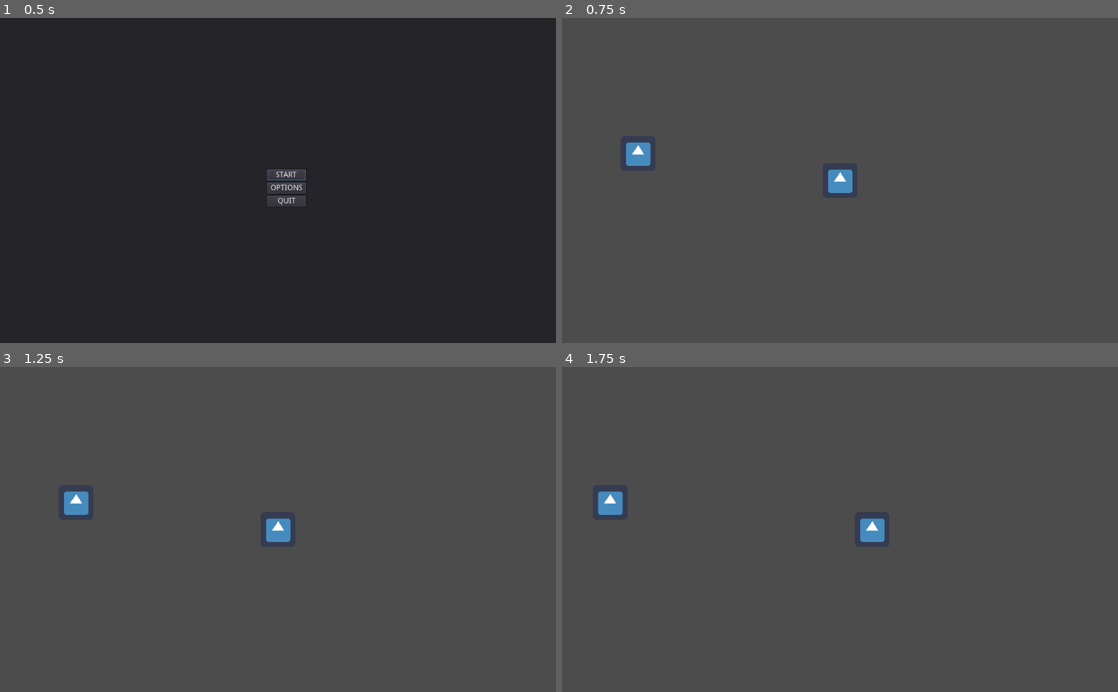
Above: before the commit, frames 1-4 (two rows, left to right).
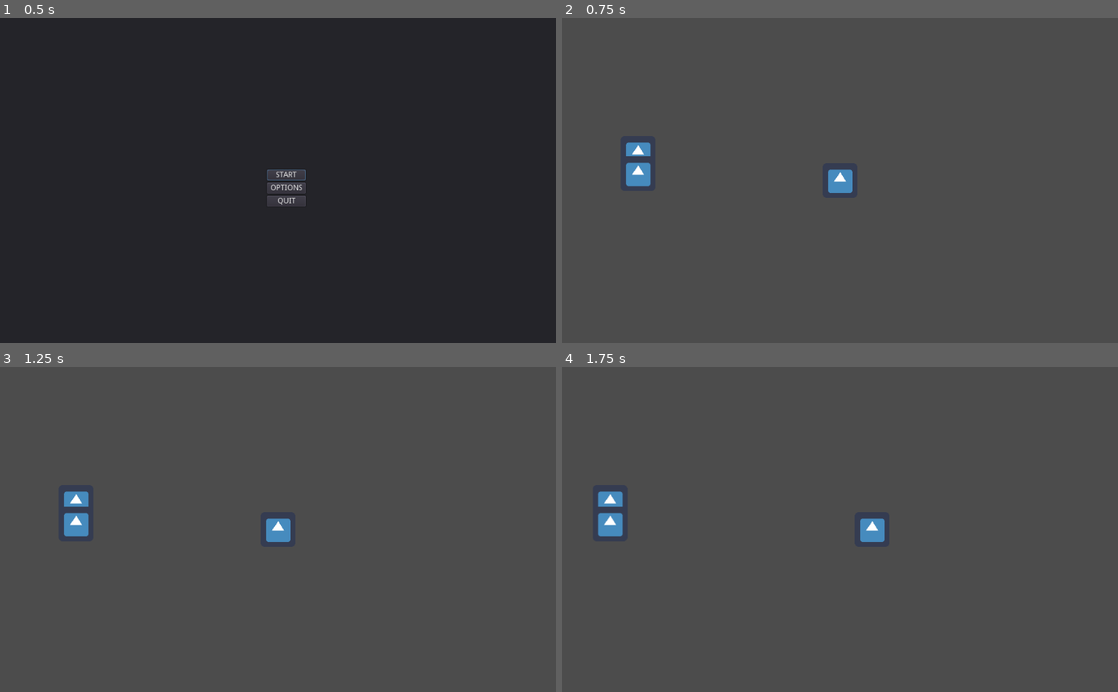
Above: after the commit, the same moments.

Repository: Collins-Simon/ChairKnight
Game: Godot game, scene res://Scenes/Menu/MenuSystem.tscn
Same seed, same stepped clock (60 frames per second), same inputs: the game is played once before the commit and once after it. The engine's default icon, where the game draws it, is replaced by a stand-in: a white triangle on a blue panel in a dark square.
Inputs (mouse positions are in pixels of both pictures, inside the frame that each line leads up to):
- Up to frame 1 (0.5 s): no input
- Up to frame 2 (0.75 s): click "START" at 0.5 s
- Up to frame 3 (1.25 s): no input
- Up to frame 4 (1.75 s): tap Enter at 1.25 s; move the mouse to (840, 529) at 1.27 s; hold Right (ui_right) from 1.28 s (still down); tap R at 1.35 s; click (840, 529) at 1.42 s; tap Space at 1.52 s

Frame 1 is identical in both runs. In frame 2, 0.4% of the frame differs, in the area x 11-16%, y 42-52%; in frame 3, 0.4%; in frame 4, 0.4%, in the area x 6-11%, y 42-53%.

Commit message:
#16, Made Enemy into a grapple target
One is spawned in the world upon startup for testing

Diff:
--- a/Chair Knight/Scenes/Characters/Enemy.gd
+++ b/Chair Knight/Scenes/Characters/Enemy.gd
@@ -1,10 +1,9 @@
-extends KinematicBody2D
+extends GrappleTarget
+class_name Enemy
 
-
-signal died
 
 func _on_Hurtbox_body_entered(body):
 	if body is Player:
 		#print(body.prev_velocity.length())
 		if body.prev_velocity.length() > 1000:
-			call_deferred("emit_signal", "died")
+			queue_free()
--- a/Chair Knight/Scenes/Characters/Enemy.tscn
+++ b/Chair Knight/Scenes/Characters/Enemy.tscn
@@ -1,7 +1,8 @@
-[gd_scene load_steps=5 format=2]
+[gd_scene load_steps=6 format=2]
 
 [ext_resource path="res://Assets/Images/icon.png" type="Texture" id=1]
 [ext_resource path="res://Scenes/Characters/Enemy.gd" type="Script" id=2]
+[ext_resource path="res://Scenes/Equipment/GrappleArea.tscn" type="PackedScene" id=3]
 
 [sub_resource type="CircleShape2D" id=1]
 radius = 30.0
@@ -9,7 +10,8 @@
 [sub_resource type="CircleShape2D" id=2]
 radius = 40.0
 
-[node name="Enemy" type="KinematicBody2D"]
+[node name="Enemy" type="RigidBody2D"]
+mode = 2
 script = ExtResource( 2 )
 
 [node name="Sprite" type="Sprite" parent="."]
@@ -23,4 +25,7 @@
 [node name="CollisionShape2D" type="CollisionShape2D" parent="Hurtbox"]
 shape = SubResource( 2 )
 
+[node name="GrappleArea" parent="." instance=ExtResource( 3 )]
+
 [connection signal="body_entered" from="Hurtbox" to="." method="_on_Hurtbox_body_entered"]
+[connection signal="input_event" from="GrappleArea" to="." method="_on_GrappleArea_input_event"]
--- a/Chair Knight/Scenes/Equipment/RopeLink.tscn
+++ b/Chair Knight/Scenes/Equipment/RopeLink.tscn
@@ -6,6 +6,8 @@
 extents = Vector2( 3, 3 )
 
 [node name="RopeLink" type="RigidBody2D"]
+collision_layer = 0
+collision_mask = 0
 mode = 2
 gravity_scale = 0.0
 can_sleep = false
--- a/Chair Knight/Scenes/Game.gd
+++ b/Chair Knight/Scenes/Game.gd
@@ -4,6 +4,7 @@
 var rope_scene = preload("res://Scenes/Equipment/Rope.tscn")
 var peg_scene = preload("res://Scenes/Equipment/Peg.tscn")
 var pillar_scene = preload("res://Scenes/Environment/Pillar.tscn")
+var enemy_scene = preload("res://Scenes/Characters/Enemy.tscn")
 
 onready var player = $"%Player"
 onready var entities = $"%Entities"
@@ -12,9 +13,15 @@
 
 
 func _ready() -> void:
+	# Add a Pillar
 	var pillar: Pillar = pillar_scene.instance()
 	pillar.connect("clicked", self, "_on_GrappleTarget_clicked")
 	entities.add_child(pillar)
+
+	# Add an Enemy
+	var enemy: Enemy = enemy_scene.instance()
+	enemy.connect("clicked", self, "_on_GrappleTarget_clicked")
+	entities.add_child(enemy)
 
 
 func _on_GrappleTarget_clicked(target):
--- a/Chair Knight/project.godot
+++ b/Chair Knight/project.godot
@@ -9,6 +9,11 @@
 config_version=4
 
 _global_script_classes=[ {
+"base": "GrappleTarget",
+"class": "Enemy",
+"language": "GDScript",
+"path": "res://Scenes/Characters/Enemy.gd"
+}, {
 "base": "PhysicsBody2D",
 "class": "GrappleTarget",
 "language": "GDScript",
@@ -40,6 +45,7 @@
 "path": "res://Scenes/Menu/SubMenu.gd"
 } ]
 _global_script_class_icons={
+"Enemy": "",
 "GrappleTarget": "",
 "MenuSystem": "",
 "Pillar": "",
